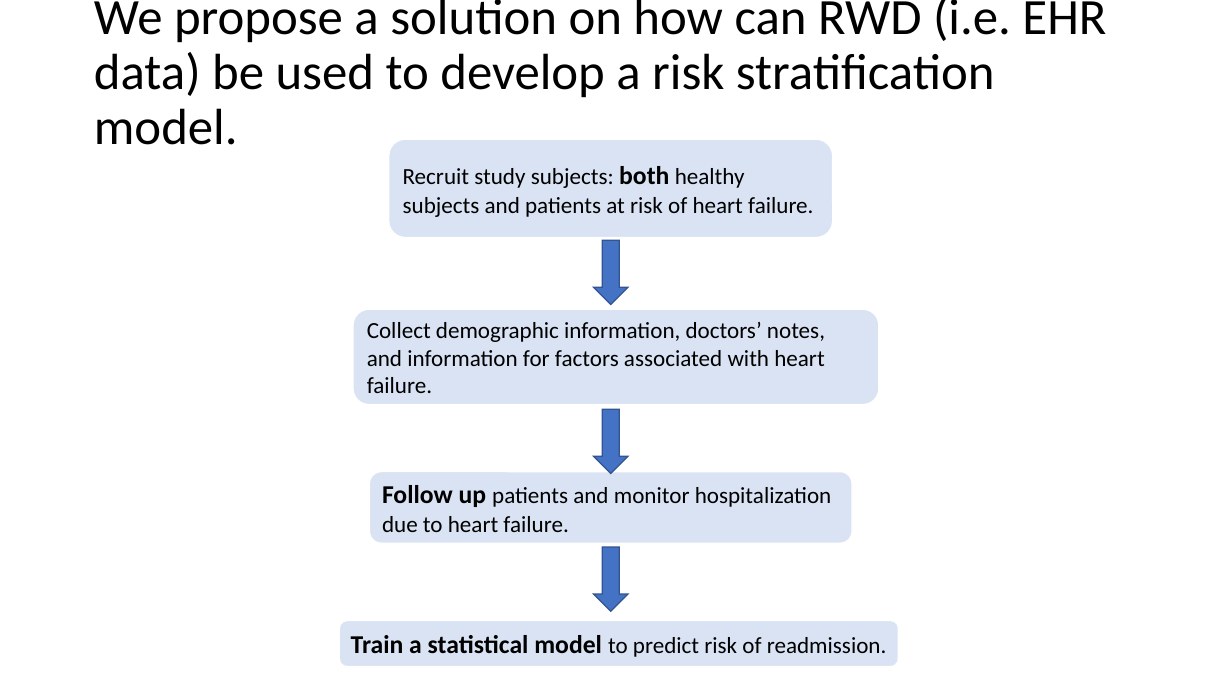
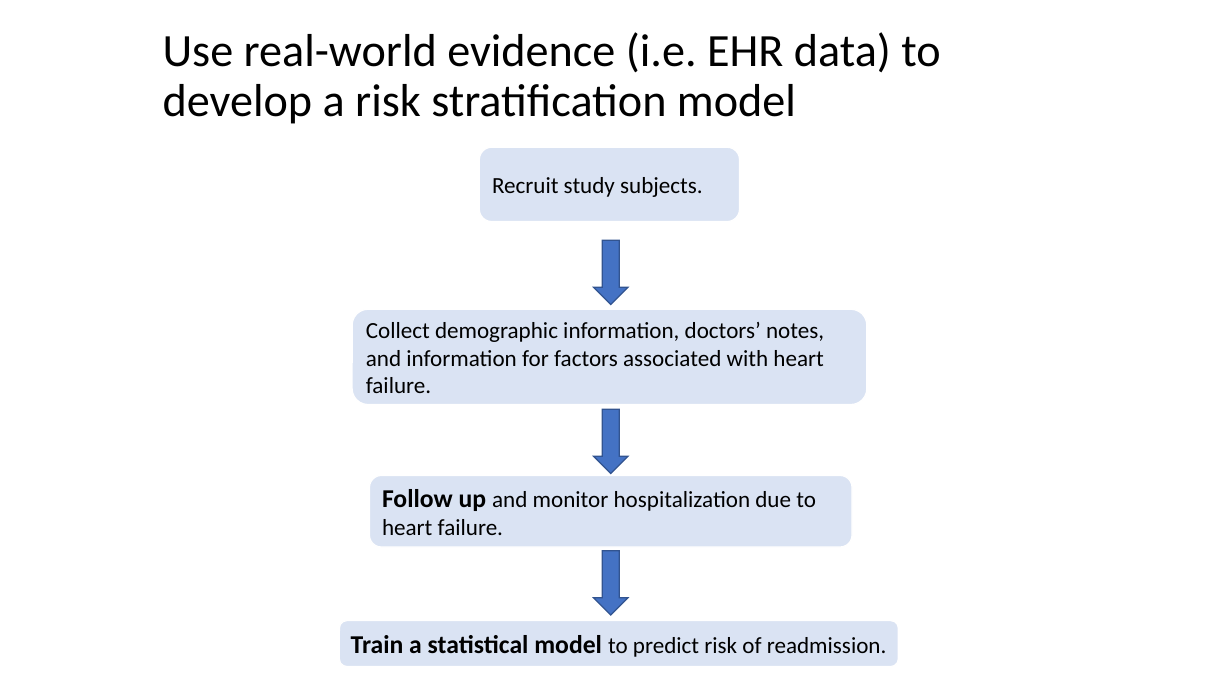
Before and after one commit to kaidaning/Kaida_Holmusk_task, a slide deck: slide 4 of Presentation_KaidaNing.pptx. Drawn at 1232x693 pixels with LibreOffice and Linux fonts; fonts in the diff are those of the drawing. Boxes give left, top, right and bottom in pixels: in the first picture for what was removed or moved away, otherwise in the second. Text is boxed around its words. In the diff, an @@ line names an element or a change of style, - is before the commit and + after.

```diff
--- a/Presentation_KaidaNing.pptx
+++ b/Presentation_KaidaNing.pptx
@@ title at (163, 32, 940, 124): text changed; size 39.6 to 36 pt @@
-We propose a solution on how can RWD (i.e. EHR data) be used to develop a risk stratification model.
+Use real-world evidence (i.e. EHR data) to develop a risk stratification model
@@ rounded rectangle "Recruit study subjects.": place and size @@
-rounded rectangle "Recruit study subjects." at (389, 140, 833, 238)
+rounded rectangle "Recruit study subjects." at (480, 147, 740, 221)
@@ text in rounded rectangle at (492, 177, 703, 197): text changed @@
-Recruit study subjects: both healthy subjects and patients at risk of heart failure.
+Recruit study subjects.
@@ rounded rectangle "Collect demographic information, doctors’ notes, ...": place and size @@
-rounded rectangle "Collect demographic information, doctors’ notes, ..." at (353, 310, 879, 405)
+rounded rectangle "Collect demographic information, doctors’ notes, ..." at (352, 310, 867, 405)
@@ rounded rectangle "Follow up and monitor hospitalization ...": place and size @@
-rounded rectangle "Follow up and monitor hospitalization ..." at (370, 471, 852, 543)
+rounded rectangle "Follow up and monitor hospitalization ..." at (370, 476, 852, 547)
@@ text in rounded rectangle at (382, 489, 816, 535): text changed @@
-Follow up patients and monitor hospitalization due to heart failure.
+Follow up and monitor hospitalization due to heart failure.
@@ down arrow: place and size @@
-down arrow at (593, 547, 628, 611)
+down arrow at (593, 551, 628, 615)
```
Also in this commit, not shown: 9 other slides changed.
